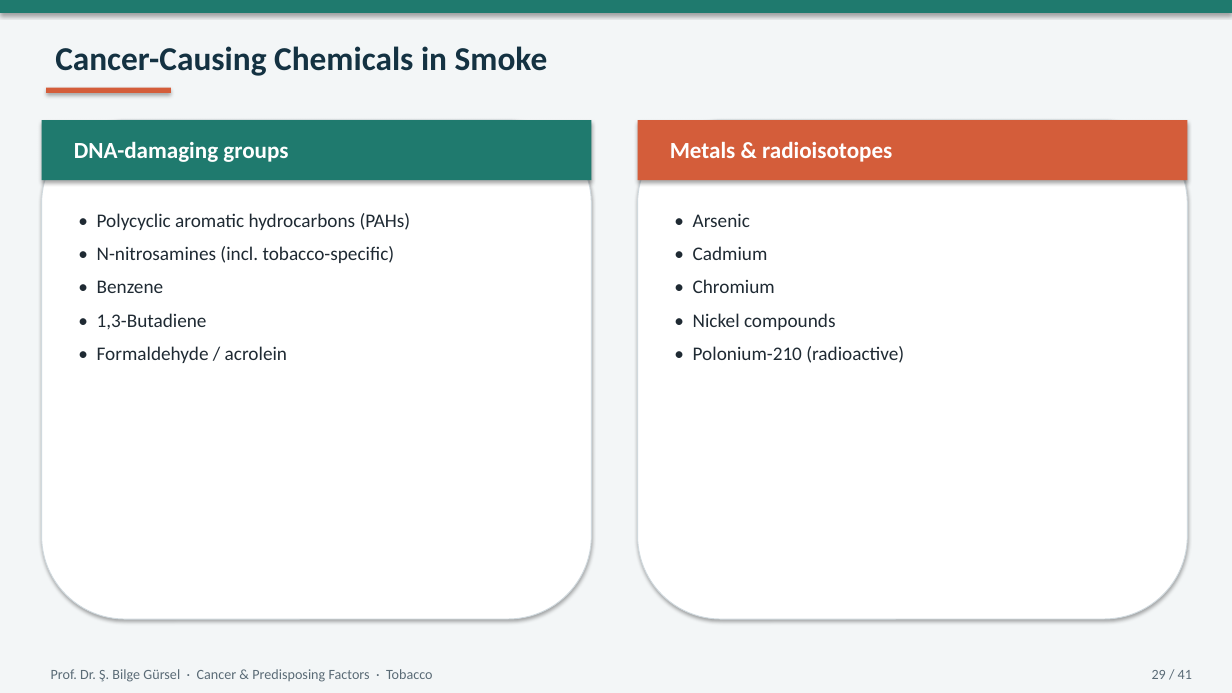
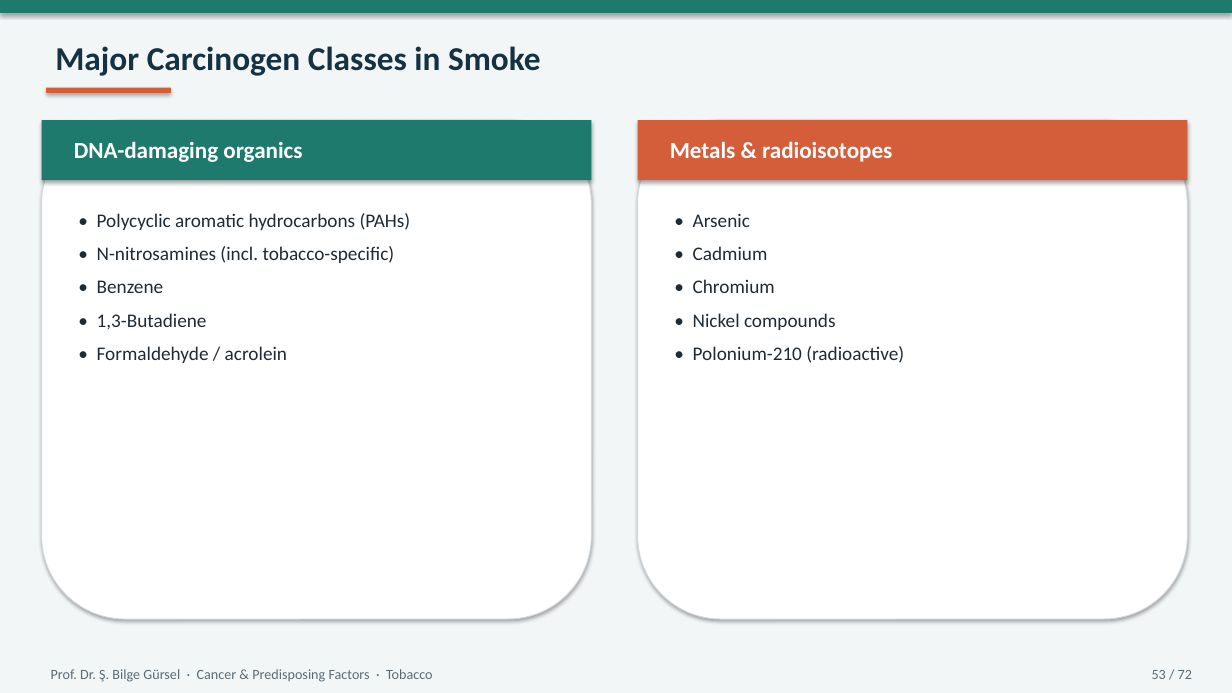
Before and after one commit to bilgegursel/RT-and-AI, a slide deck: slide 53 of elektif-radyasyon-onkolojisi-donem5/chemical-carcinogens-lecture/Cancer_Predisposing_Factors_Chemical_Tobacco_Radiation.pptx (slide 29 before the commit). Drawn at 1232x693 pixels with LibreOffice and Linux fonts; fonts in the diff are those of the drawing. Boxes give left, top, right and bottom in pixels: in the first picture for what was removed or moved away, otherwise in the second. Text is boxed around its words. In the diff, an @@ line names an element or a change of style, - is before the commit and + after.

```diff
--- a/elektif-radyasyon-onkolojisi-donem5/chemical-carcinogens-lecture/Cancer_Predisposing_Factors_Chemical_Tobacco_Radiation.pptx
+++ b/elektif-radyasyon-onkolojisi-donem5/chemical-carcinogens-lecture/Cancer_Predisposing_Factors_Chemical_Tobacco_Radiation.pptx
@@ text at [55,46,541,76]: text changed @@
-Cancer-Causing Chemicals in Smoke
+Major Carcinogen Classes in Smoke
@@ text at [74,141,302,162]: text changed @@
-DNA-damaging groups
+DNA-damaging organics
@@ text at [1152,670,1192,679]: text changed @@
-29 / 41
+53 / 72
```
Also in this commit, not shown: 38 other slides changed, 32 slides added, 1 slide removed, 3 other files.
